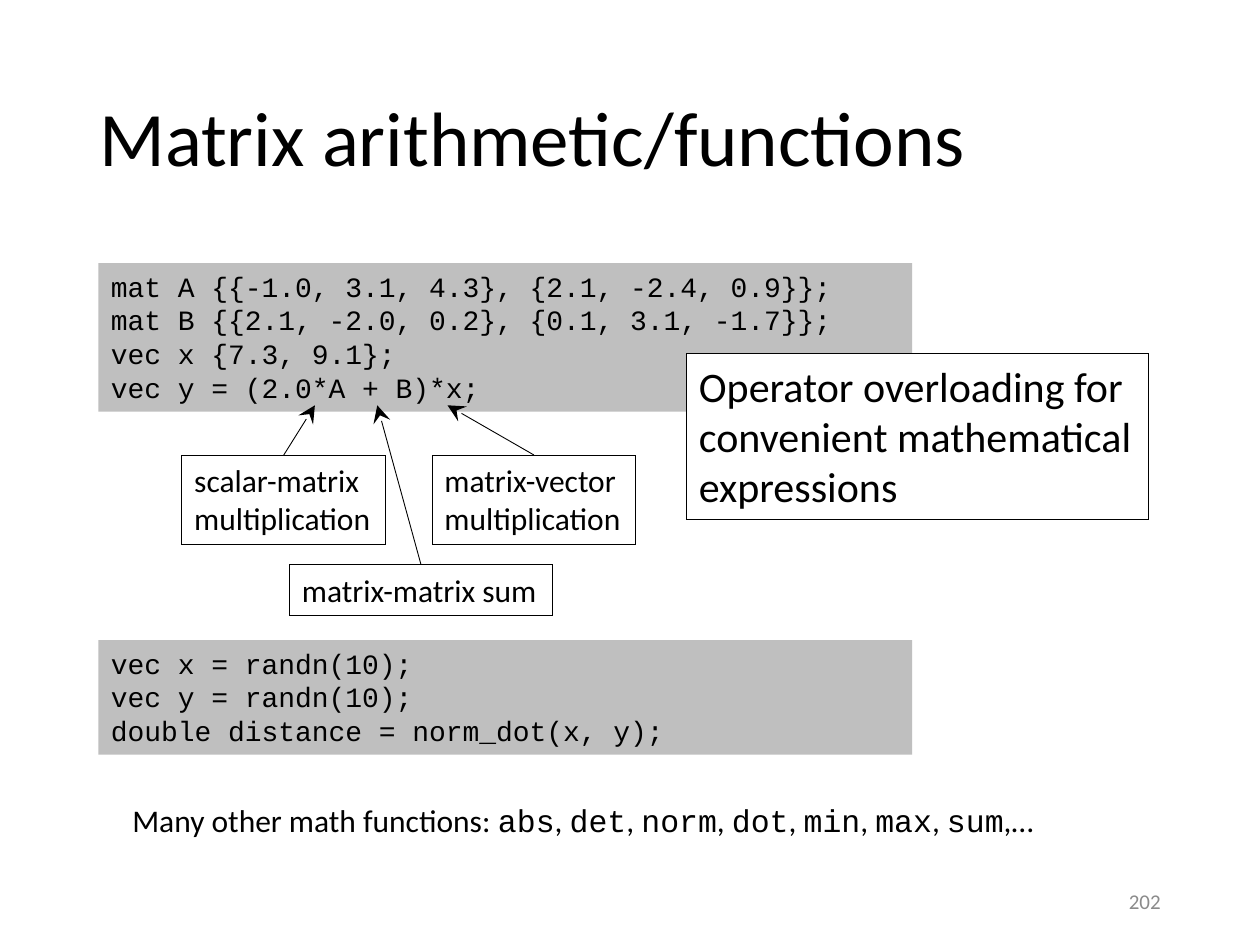
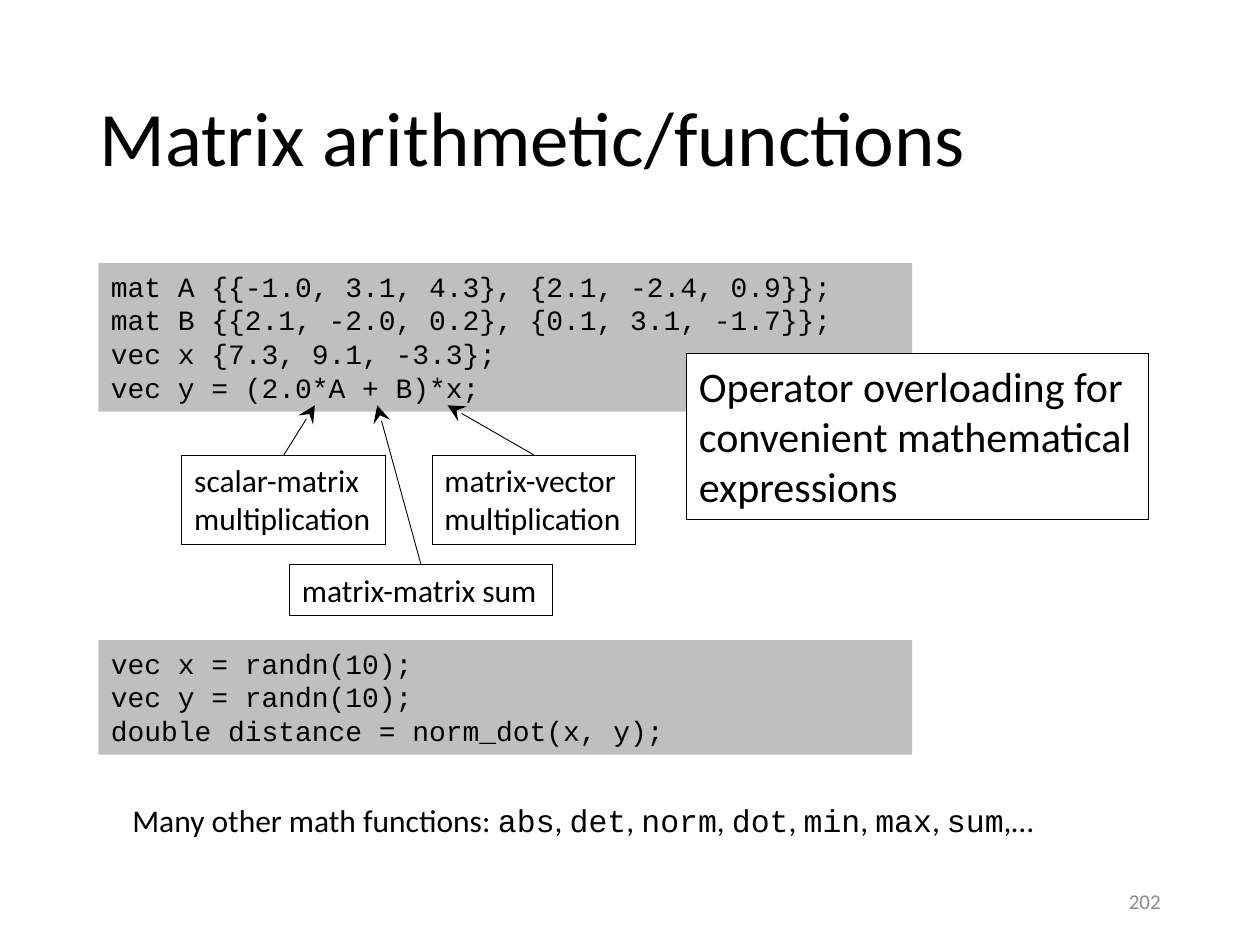
Before and after one commit to gjbex/Scientific-C-plus-plus, a slide deck: slide 202 of scientific_cpp.pptx. Drawn at 1260x945 pixels with LibreOffice and Linux fonts; fonts in the diff are those of the drawing. Boxes give left, top, right and bottom in pixels: in the first picture for what was removed or moved away, otherwise in the second. Text is boxed around its words. In the diff, an @@ line names an element or a change of style, - is before the commit and + after.

Commit message:
Fix typos

```diff
--- a/scientific_cpp.pptx
+++ b/scientific_cpp.pptx
@@ text in rectangle at (x1=111, y1=344, x2=497, y2=370): text changed @@
-vec x {7.3, 9.1};
+vec x {7.3, 9.1, -3.3};
```
